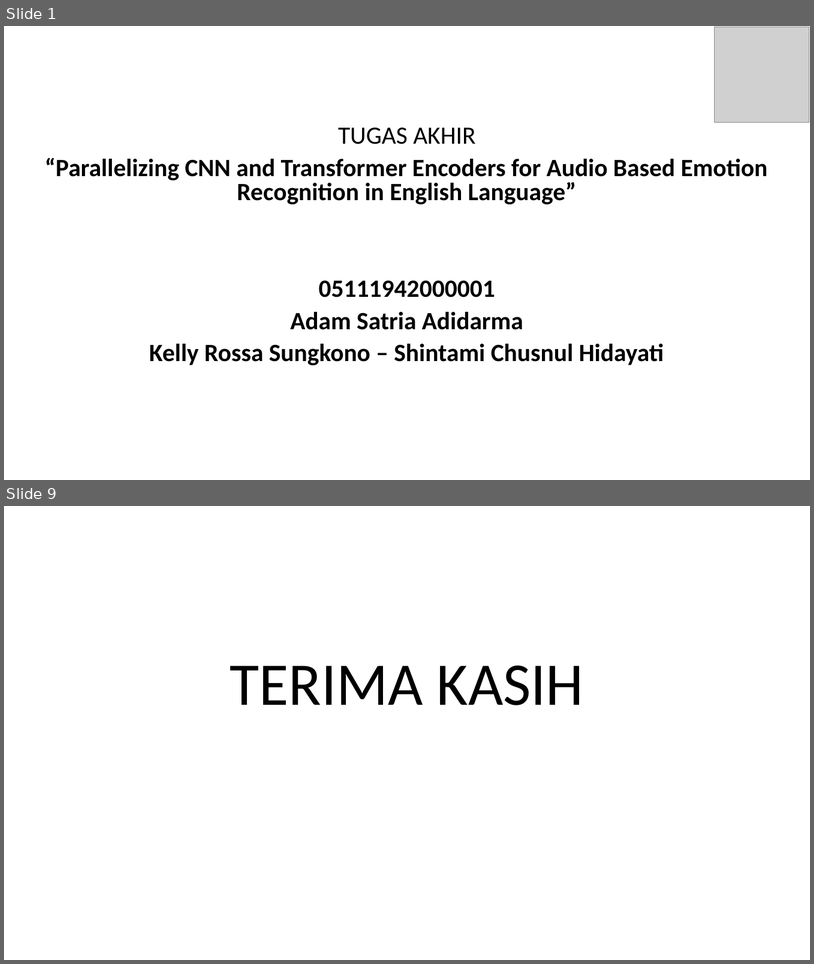
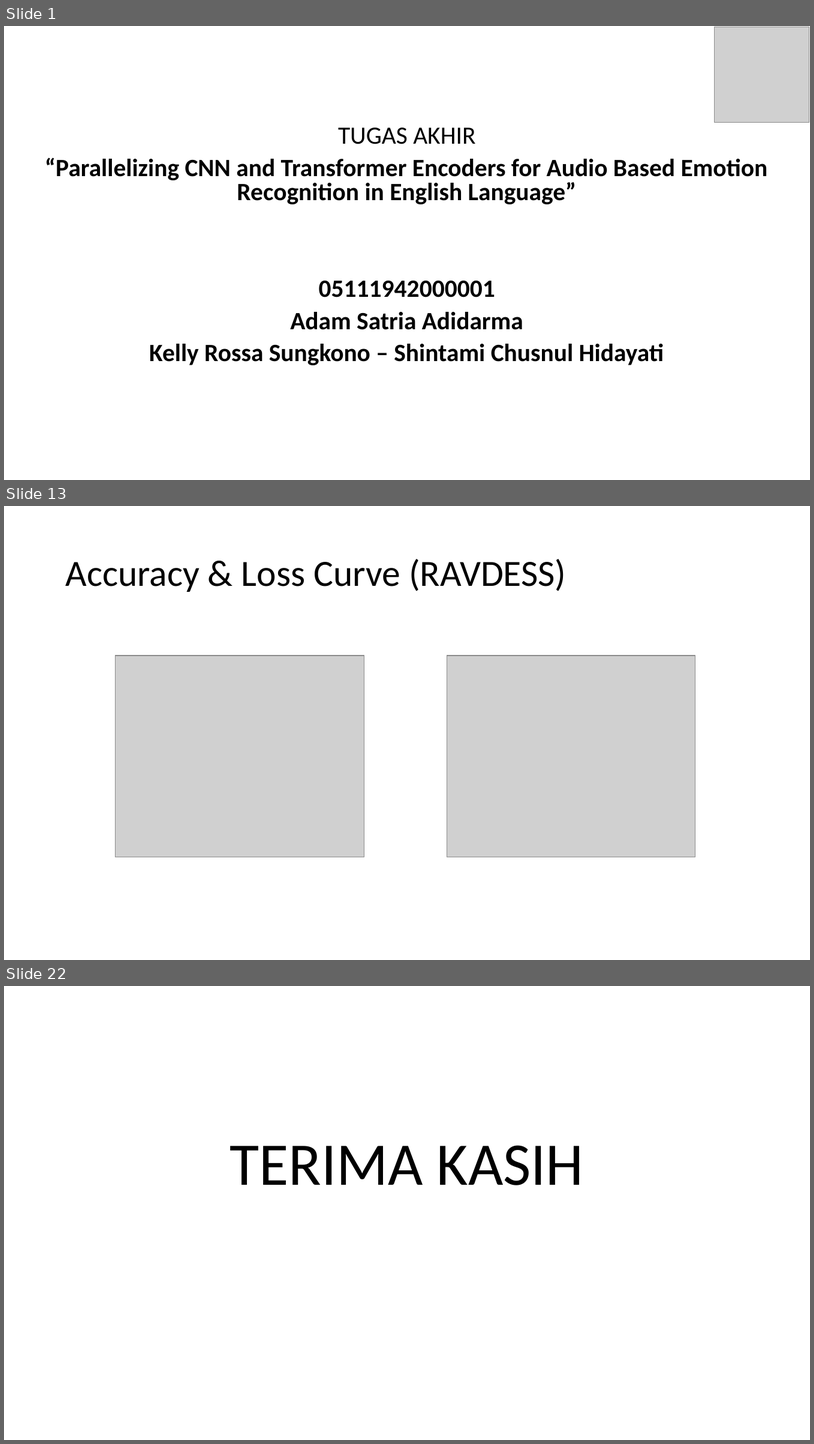
Before and after one commit to satria-ui/TugasAkhir2023, a slide deck: Template presentasi TA.pptx. Shown one above the other, each under a label of ours: slides 1 and 9 before the commit, slides 1, 13 and 22 after it; the slides between them are not shown. The pictures are 814x964 and 814x1444 pixels, drawn with LibreOffice and Linux fonts; fonts in the diff are those of the drawing; grey boxes stand for pictures; background and template pictures are left out. Boxes give left, top, right and bottom in pixels: in the first picture for what was removed or moved away, otherwise in the second. Text is boxed around its words. In the diff, an @@ line names an element or a change of style, - is before the commit and + after.

```diff
--- a/Template presentasi TA.pptx
+++ b/Template presentasi TA.pptx
@@ slide 13 added at <box>4,506,810,960</box>, background picture (left out) @@
@@ title added at <box>65,559,567,592</box>, 44 pt, text #000000 @@
+Accuracy & Loss Curve (RAVDESS)
@@ picture added at <box>116,655,364,857</box> @@
@@ picture added at <box>447,655,696,857</box> @@
@@ what was slide 9 is now slide 22 @@
```
Also in this commit, not shown: 1 slide changed, 18 other slides added, 6 slides removed, 1 other file.
